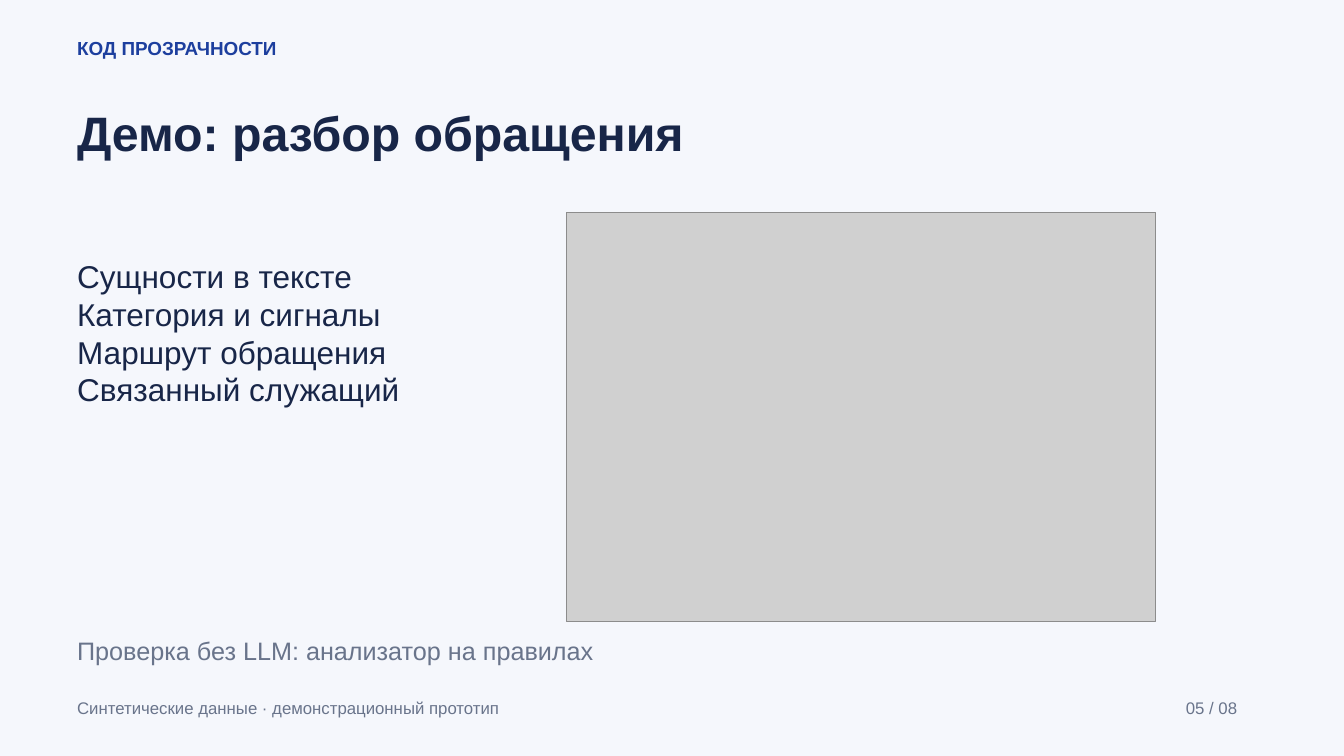
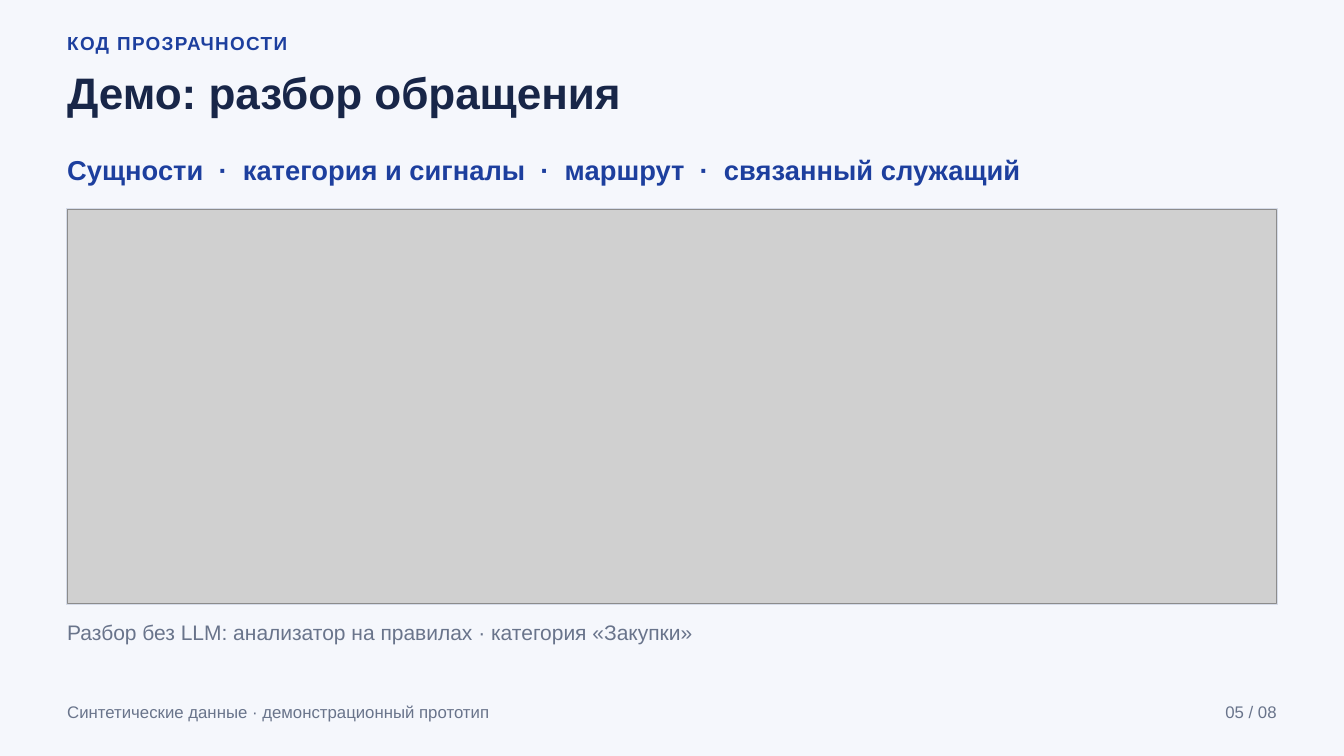
Before and after one commit to avt0b/kod_prozr_2026, a slide deck: slide 5 of docs/presentation/kod-prozrachnosti-review.pptx. Drawn at 1344x756 pixels with LibreOffice and Linux fonts; fonts in the diff are those of the drawing; grey boxes stand for pictures. Boxes give left, top, right and bottom in pixels: in the first picture for what was removed or moved away, otherwise in the second. Text is boxed around its words. In the diff, an @@ line names an element or a change of style, - is before the commit and + after.

```diff
--- a/docs/presentation/kod-prozrachnosti-review.pptx
+++ b/docs/presentation/kod-prozrachnosti-review.pptx
@@ text "КОД ПРОЗРАЧНОСТИ" at [67,37,287,54]: letter spacing 0 to 1 pt @@
@@ text "Демо: разбор обращения": place and size @@
-text "Демо: разбор обращения" at [77,115,684,161]
+text "Демо: разбор обращения" at [67,76,620,117]
@@ text "Демо: разбор обращения" at [67,76,620,117]: size 34.5 to 31.5 pt @@
@@ text at [67,159,1020,185]: text changed; size 22.5 to 19.5 pt; text colour #182648 to #1D3F9E; bold on @@
-Сущности в тексте
-Категория и сигналы
-Маршрут обращения
-Связанный служащий
+Сущности · категория и сигналы · маршрут · связанный служащий
@@ rectangle added at [67,209,1278,604], fill #FFFFFF, outline #D5DBE8 0.75 pt @@
@@ picture added at [68,210,1277,603] @@
@@ picture removed at [567,212,1156,621] @@
@@ text at [67,624,692,645]: text changed; size 18 to 15 pt @@
-Проверка без LLM: анализатор на правилах
+Разбор без LLM: анализатор на правилах · категория «Закупки»
@@ text "Синтетические данные · демонстрационный прототип": place and size @@
-text "Синтетические данные · демонстрационный прототип" at [77,701,499,718]
+text "Синтетические данные · демонстрационный прототип" at [67,705,489,722]
@@ text "05 / 08": place and size @@
-text "05 / 08" at [1186,702,1237,714]
+text "05 / 08" at [1225,706,1277,718]
@@ text "05 / 08" at [1225,706,1277,718]: alignment left to right @@
```
Also in this commit, not shown: 5 other slides changed, 2 slides added, 2 slides removed, 17 other files.
